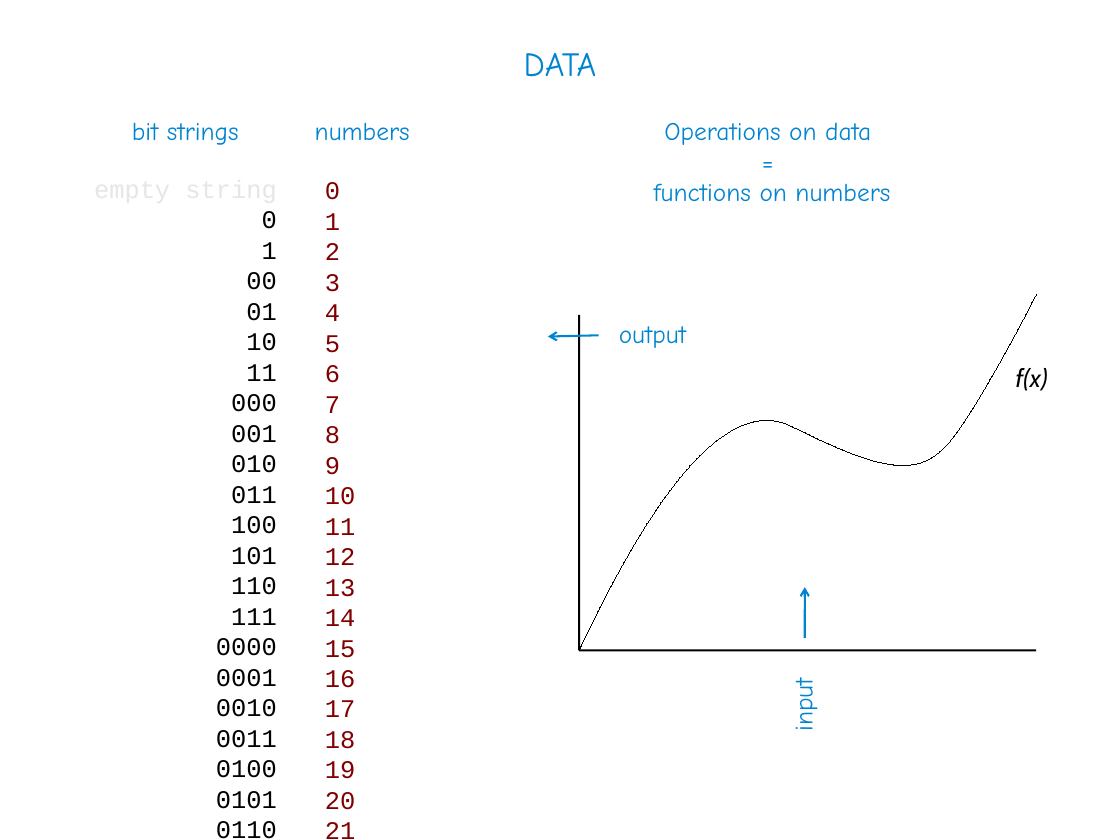
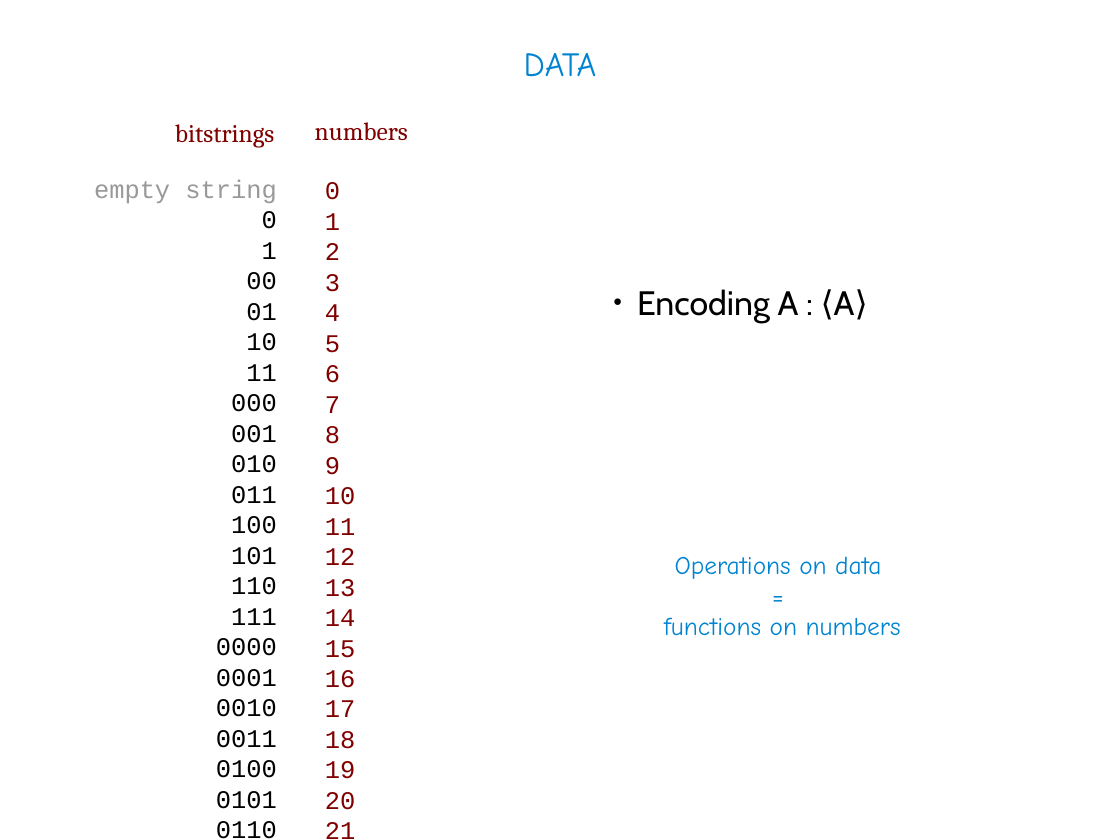
Before and after one commit to pbloem/Publications, a slide deck: slide 4 of admin/pres2.odp (slide 3 before the commit). Drawn at 1120x840 pixels with LibreOffice and Linux fonts; fonts in the diff are those of the drawing. Boxes give left, top, right and bottom in pixels: in the first picture for what was removed or moved away, otherwise in the second. Text is boxed around its words. In the diff, an @@ line names an element or a change of style, - is before the commit and + after.

```diff
--- a/admin/pres2.odp
+++ b/admin/pres2.odp
@@ text "numbers" at [315,122,408,140]: font Comic Neue to Cambria, text colour #0084D1 to #800000 @@
@@ text removed at [132,122,239,145] @@
-bit strings
@@ text added at [175,124,274,147], 18 pt, text #800000 @@
+bitstrings
@@ text at [94,179,276,203]: text colour #E6E6E6 to #999999 in "empty string" @@
@@ freeform shape removed at [579,295,1037,650] @@
@@ text added at [637,289,855,322], 24 pt, text #000000 @@
+  ● Encoding A : ⟨A⟩
@@ line removed from (579, 650) to (579, 315) @@
@@ text removed at [619,326,686,348] @@
-output
@@ arrow removed from (599, 335) to (548, 336) @@
@@ text removed at [1016,368,1048,391] @@
-f(x)
@@ text "Operations on data": place and size @@
-text "Operations on data" at [654,122,890,201]
+text "Operations on data" at [664,556,901,636]
@@ arrow removed from (805, 638) to (805, 587) @@
@@ line removed from (579, 650) to (1037, 650) @@
@@ text removed at [787,683,821,729] @@
-input
```
Also in this commit, not shown: 16 other slides changed, 14 slides added, 1 slide removed.
